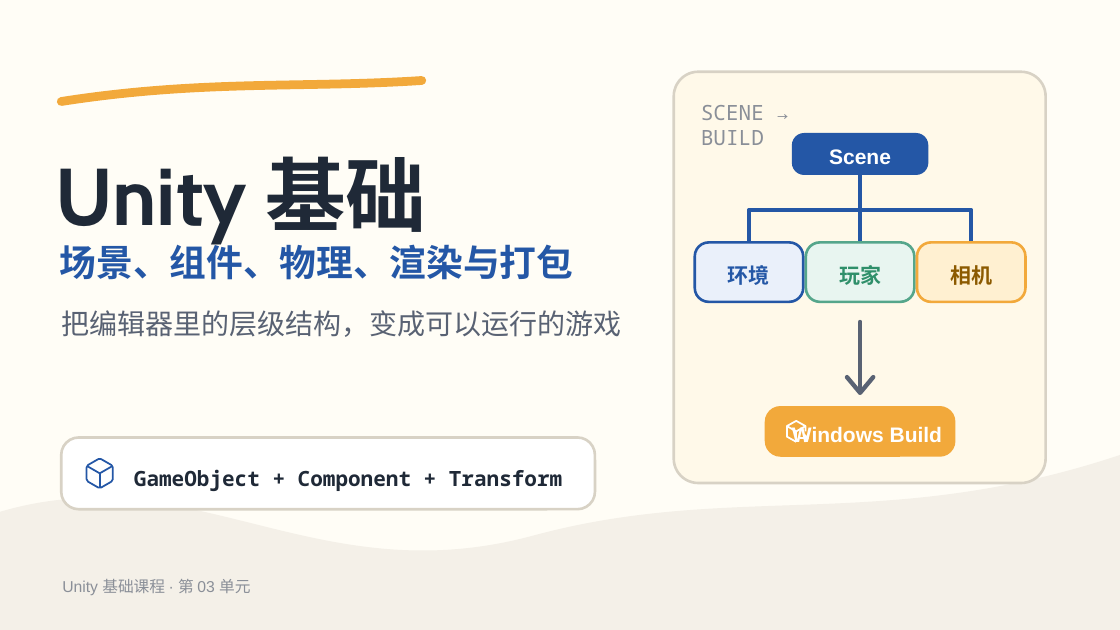
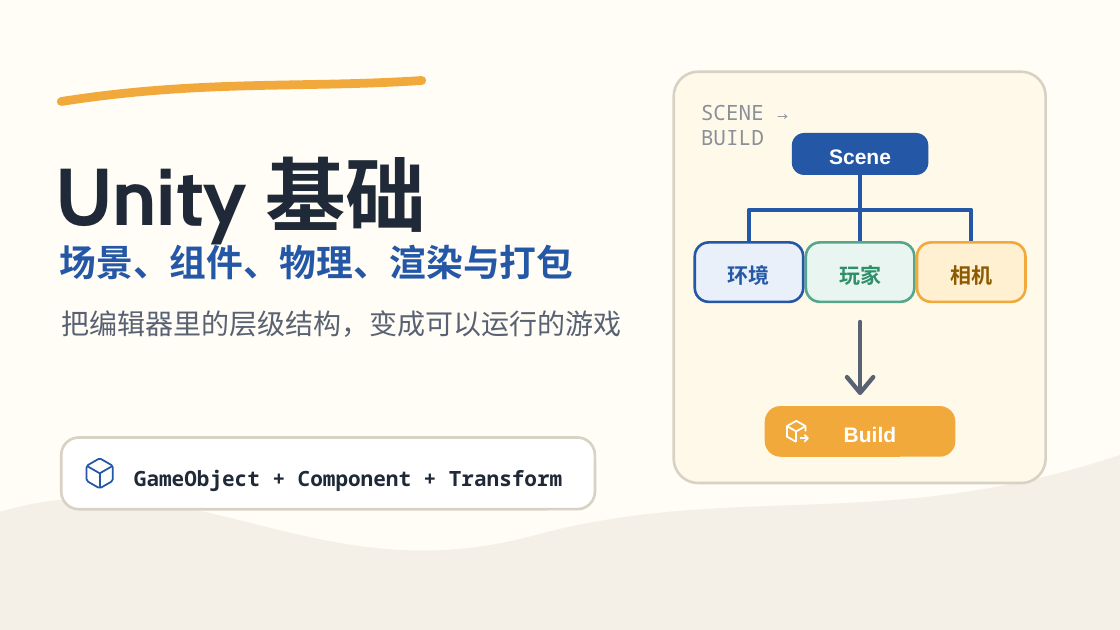
Before and after one commit to hakadao-max/Building, a slide deck: slide 1 of pdf/03_Unity基础_场景组件与打包.pptx. Drawn at 1120x630 pixels with LibreOffice and Linux fonts; fonts in the diff are those of the drawing. Boxes give left, top, right and bottom in pixels: in the first picture for what was removed or moved away, otherwise in the second. Text is boxed around its words. In the diff, an @@ line names an element or a change of style, - is before the commit and + after.

```diff
--- a/pdf/03_Unity基础_场景组件与打包.pptx
+++ b/pdf/03_Unity基础_场景组件与打包.pptx
@@ text at bbox=[844, 426, 896, 442]: text changed @@
-Windows Build
+Build
@@ text removed at bbox=[62, 579, 250, 595] @@
-Unity 基础课程 · 第 03 单元
```
Also in this commit, not shown: 11 other slides changed, 1 slide removed, 11 other files.
